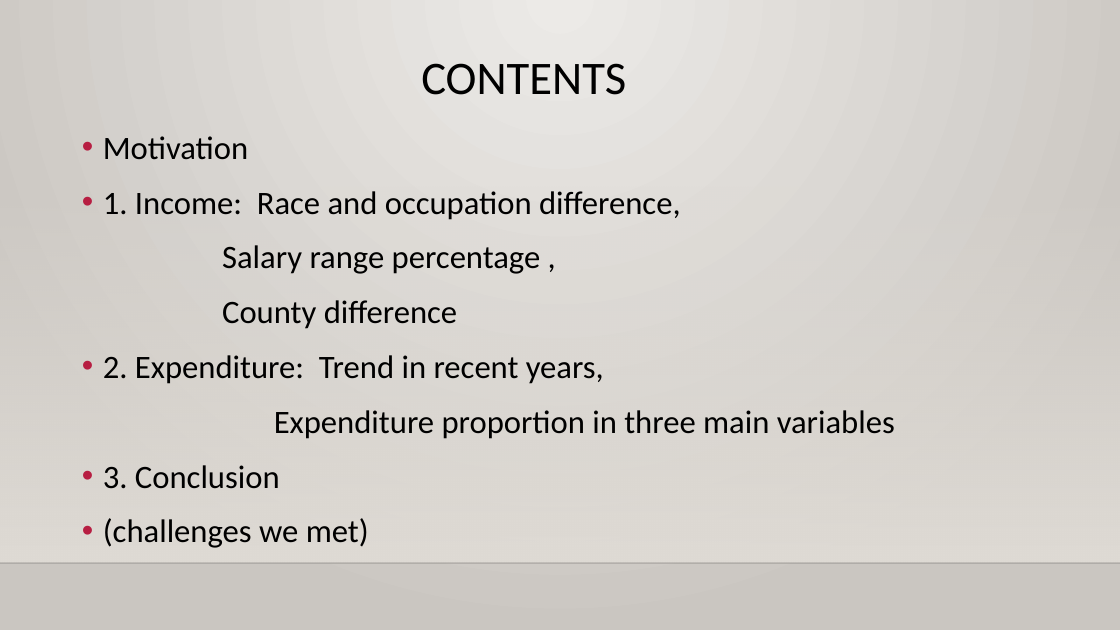
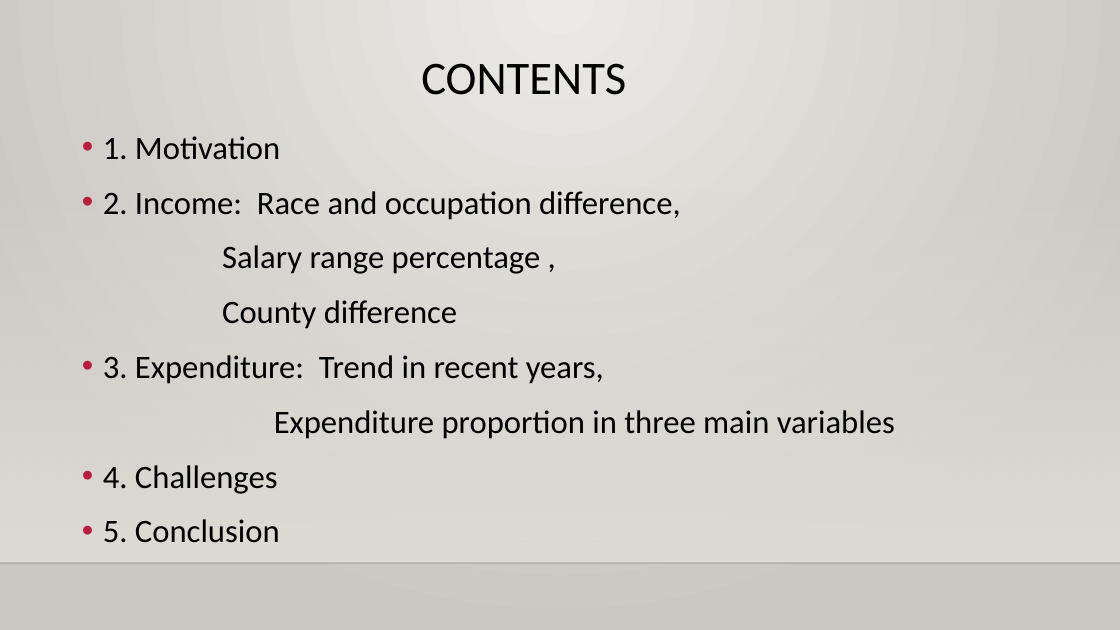
Before and after one commit to gegeli638/DAV-5400, a slide deck: slide 2 of final/gege-final.pptx. Drawn at 1120x630 pixels with LibreOffice and Linux fonts; fonts in the diff are those of the drawing; background and template pictures are left out. Boxes give left, top, right and bottom in pixels: in the first picture for what was removed or moved away, otherwise in the second. Text is boxed around its words. In the diff, an @@ line names an element or a change of style, - is before the commit and + after.

```diff
--- a/final/gege-final.pptx
+++ b/final/gege-final.pptx
@@ text at (x1=103, y1=136, x2=681, y2=220): text changed @@
-• Motivation
-• 1. Income: Race and occupation difference,
+• 1. Motivation
+• 2. Income: Race and occupation difference,
@@ text at (x1=103, y1=355, x2=604, y2=384): text changed @@
-• 2. Expenditure: Trend in recent years,
+• 3. Expenditure: Trend in recent years,
@@ text at (x1=103, y1=465, x2=280, y2=543): text changed @@
-• 3. Conclusion
-• (challenges we met)
+• 4. Challenges
+• 5. Conclusion
```
Also in this commit, not shown: 5 other slides changed, 2 slides added, 1 slide removed.
